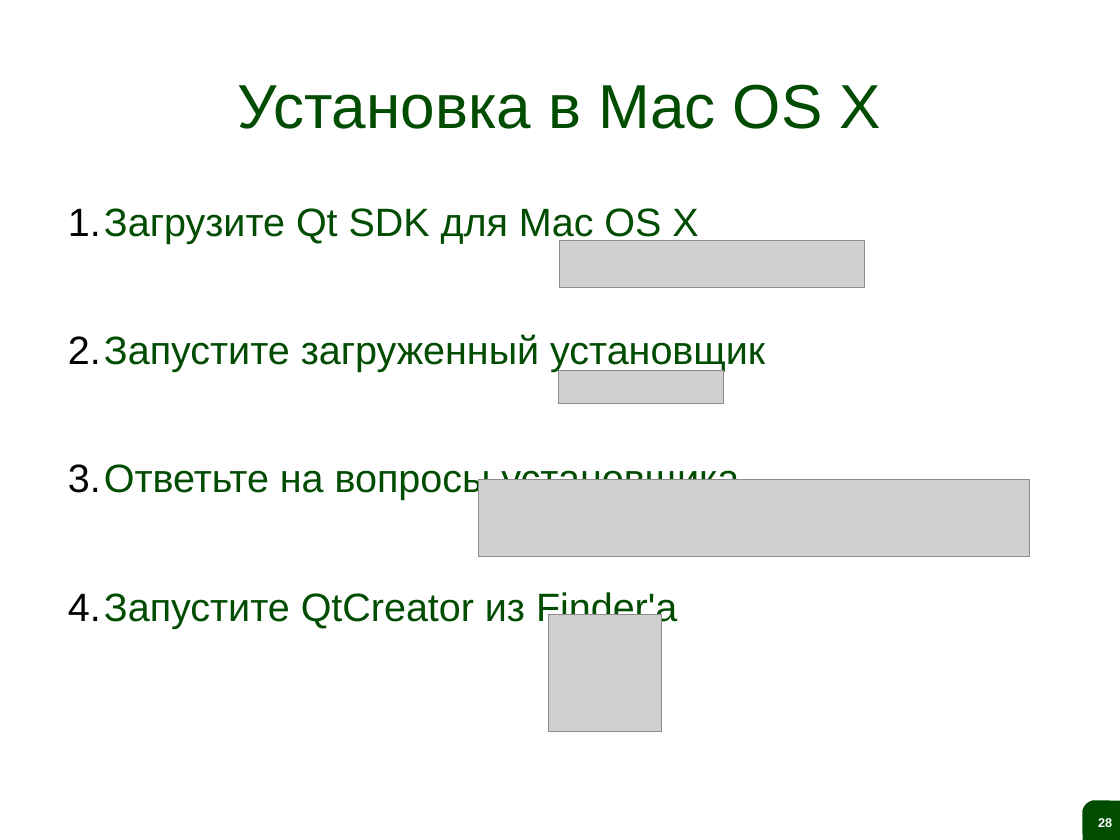
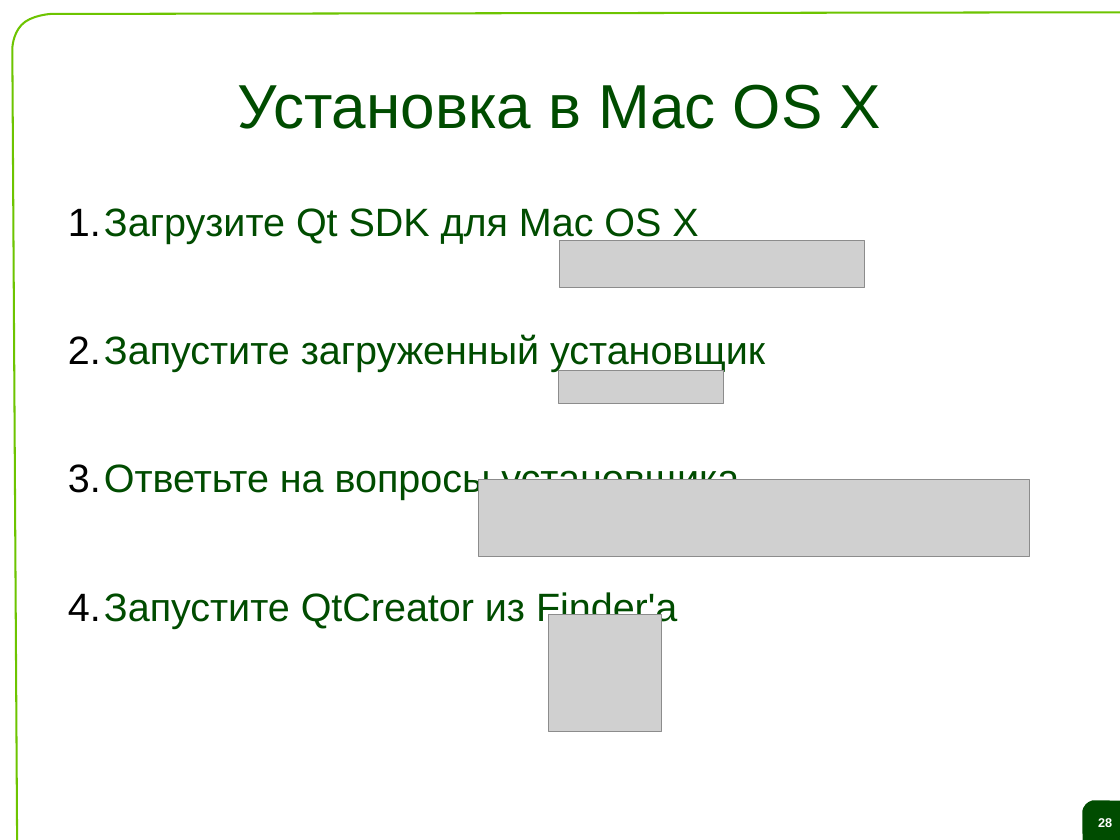
Before and after one commit to saa/qecm, a slide deck: slide 28 of Lectures and Exercises/L01 - The ideas behind Qt and a live demo/L1 Slides.odp. Drawn at 1120x840 pixels with LibreOffice and Linux fonts; fonts in the diff are those of the drawing; grey boxes stand for pictures; background and template pictures are left out. Boxes give left, top, right and bottom in pixels: in the first picture for what was removed or moved away, otherwise in the second. Text is boxed around its words. In the diff, an @@ line names an element or a change of style, - is before the commit and + after.

```diff
--- a/Lectures and Exercises/L01 - The ideas behind Qt and a live demo/L1 Slides.odp
+++ b/Lectures and Exercises/L01 - The ideas behind Qt and a live demo/L1 Slides.odp
@@ freeform shape added at [12, 12, 1120, 840], outline #6DC400 1.45 pt @@
```
Also in this commit, not shown: 30 other slides changed, 1 other file.
